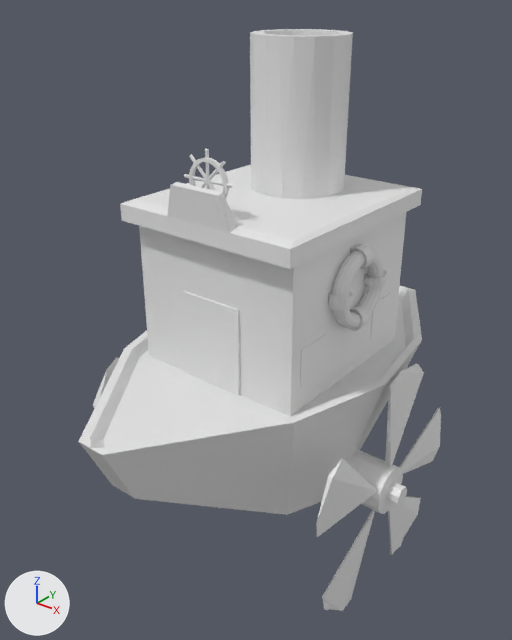
A saved change to the glTF model boat/src/static/models/steamboat.glb.
Rendered twice from a 50 mm lens placed at (1.92, -2.51, 2.65), pointed at (-0.03, -0.07, 1.14). Every picture has the same lights, and +X, +Y and +Z are marked at lower left. Vertices at the same position are counted once.

Script lines for the objects in view, before the commit:
```python
ob_cube = bpy.data.objects.new('Cube', me_cube)
ob_cube.location = (0.0, 0.0, 0.0)
ob_cube_001 = bpy.data.objects.new('Cube.001', me_cube_001)
ob_cube_001.location = (0.0, 0.066, 1.372)
ob_cube_004 = bpy.data.objects.new('Cube.004', me_cube_005)
ob_cube_004.location = (0.433, -0.261, 1.158)
ob_cube_006 = bpy.data.objects.new('Cube.006', me_cube_006)
ob_cube_006.location = (-0.006, -0.413, 1.155)
ob_cylinder = bpy.data.objects.new('Cylinder', me_cylinder)
ob_cylinder.location = (0.0, 0.21, 2.068)
ob_timao = bpy.data.objects.new('timao', me_cylinder_001)
ob_timao.location = (-0.001, -0.413, 1.898)
ob_torus = bpy.data.objects.new('Torus', me_torus)
ob_torus.location = (0.473, 0.026, 1.412)
ob_wheel1 = bpy.data.objects.new('wheel1', me_cube_002)
ob_wheel1.location = (0.7, 0.0, 0.444)
ob_wheelbar = bpy.data.objects.new('wheelBar', me_cylinder_006)
ob_wheelbar.location = (0.0, 0.0, 0.44)
```
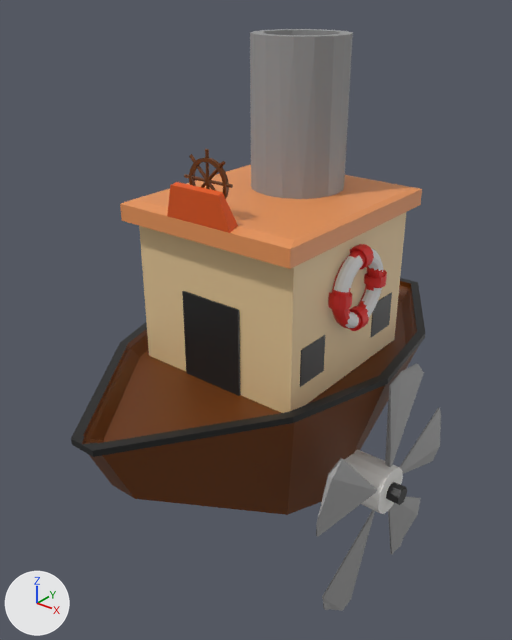
Commit message: boat with materials

Location of each change, [x1, y1, x2, y2] in pixels of the pictures (512 x 640 px):
'Cube', reshaped
    before: [78, 285, 422, 515]
    after: [71, 278, 425, 515]
'Cylinder', recoloured
    both: [250, 29, 353, 199]
'wheel1', recoloured
    both: [316, 363, 441, 611]
'Cube.006', recoloured (grey to black)
    both: [182, 291, 240, 396]
'timao', recoloured (grey to brown)
    both: [184, 149, 233, 198]
'Cube.004', recoloured (grey to black)
    both: [300, 335, 325, 387]
'Cube.005', recoloured
    both: [370, 292, 392, 337]
part 1 of me_cube, added (black)
    after: [71, 278, 425, 457]
part 2 of me_cube, recoloured (grey to brown)
    both: [88, 289, 419, 515]
part 3 of me_cube_001, recoloured (grey to beige)
    both: [139, 212, 406, 413]
part 4 of me_cube_001, recoloured (white to orange)
    both: [120, 165, 422, 269]
part 5 of me_cube_001, recoloured (grey to brown)
    both: [167, 182, 238, 233]
part 6 of me_cylinder_006, recoloured
    both: [345, 450, 403, 512]
part 7 of me_cylinder_006, recoloured (white to black)
    both: [386, 482, 407, 505]
part 8 of me_torus, recoloured (grey to red)
    both: [328, 244, 387, 331]

Edits to the bpy script that builds the scene:
```text
Add mat_red:
    mat_red = principled_material('red')
    mat_red.base_color = (0.8, 0.0296, 0.0257)  # red #e7302c
Add mat_material_004:
    mat_material_004 = principled_material('Material.004')
    mat_material_004.base_color = (0.871, 0.86, 0.827)  # white #f0efeb
Add mat_house:
    mat_house = principled_material('house')
    mat_house.base_color = (0.8, 0.586, 0.313)  # beige #e7c998
Add mat_material_003:
    mat_material_003 = principled_material('Material.003')
    mat_material_003.base_color = (0.8, 0.101, 0.00867)  # orange #e75917
Add mat_material_002:
    mat_material_002 = principled_material('Material.002')
    mat_material_002.base_color = (0.8, 0.294, 0.0974)  # orange #e79458
Change me_cube:
    remove me_cube.from_pydata(...)  # 67 vertices, 130 faces; spans x -0.66..0.66, y -1.14..1.06, z 0.2..1.0
    add me_cube.from_pydata(...)  # 121 vertices, 242 faces; spans x -0.67..0.67, y -1.18..1.08, z 0.2..1.04
    me_cube part 1: 54 vertices added at x -0.67..0.67, y -1.18..1.08, z 1.01..1.04
    me_cube part 2: 104 faces spanning x -0.66..0.66, y -1.14..1.06, z 0.2..1.0 switch from mat_material (white #e7e7e7) to mat_wood (brown #693500)
    add me_cube.materials.append(mat_window_and_door)  # black #1d1d1d
Change me_cube_001:
    where me_cube_001.from_pydata(...)  # 76 vertices, 148 faces; spans x -0.469..0.469, y -0.568..0.507, z -0.435..0.522
    me_cube_001 part 3: 68 faces spanning x -0.469..0.469, y -0.554..0.507, z -0.435..0.291 switch from no material to mat_house (beige #e7c998)
    me_cube_001 part 4: 64 faces spanning x -0.469..0.469, y -0.554..0.507, z 0.291..0.382 switch from no material to mat_material_002 (orange #e79458)
    me_cube_001 part 5: 16 faces spanning x -0.173..0.173, y -0.568..-0.492, z 0.37..0.522 switch from no material to mat_material_003 (orange #e75917)
Change me_cylinder:
    where me_cylinder.from_pydata(...)  # 69 vertices, 134 faces; spans x -0.222..0.222, y -0.223..0.222, z -0.365..0.365
    add me_cylinder.materials.append(mat_steel)  # grey #999999
Change me_cylinder_001:
    where me_cylinder_001.from_pydata(...)  # 384 vertices, 752 faces; spans x -0.132..0.123, y -0.009..0.009, z -0.121..0.135
    add me_cylinder_001.materials.append(mat_wood)  # brown #693500
Change me_cylinder_006:
    where me_cylinder_006.from_pydata(...)  # 59 vertices, 114 faces; spans x -0.8..0.8, y -0.12..0.12, z -0.12..0.12
    me_cylinder_006 part 6: 72 faces spanning x -0.74..0.74, y -0.12..0.12, z -0.12..0.12 switch from no material to mat_material_004 (white #f0efeb)
    me_cylinder_006 part 7: 42 faces spanning x -0.8..0.8, y -0.04..0.05, z -0.04..0.04 switch from no material to mat_window_and_door (black #1d1d1d)
Change me_cube_002:
    where me_cube_002.from_pydata(...)  # 55 vertices, 70 faces; spans x -0.016..0.016, y -0.589..0.617, z -0.566..0.616
    add me_cube_002.materials.append(mat_steel)  # grey #999999
Change me_torus:
    where me_torus.from_pydata(...)  # 672 vertices, 1344 faces; spans x -0.051..0.051, y -0.199..0.199, z -0.199..0.199
    me_torus part 8: 1036 faces spanning x -0.051..0.051, y -0.199..0.199, z -0.199..0.199 switch from no material to mat_red (red #e7302c)
    add me_torus.materials.append(mat_white)  # white #e7e7e7
Change me_cube_005:
    where me_cube_005.from_pydata(...)  # 8 vertices, 12 faces; spans x -0.006..0.006, y -0.089..0.089, z -0.089..0.089
    add me_cube_005.materials.append(mat_window_and_door)  # black #1d1d1d
Change me_cube_006:
    where me_cube_006.from_pydata(...)  # 8 vertices, 12 faces; spans x -0.163..0.163, y -0.012..0.012, z -0.221..0.221
    add me_cube_006.materials.append(mat_window_and_door)  # black #1d1d1d
```
